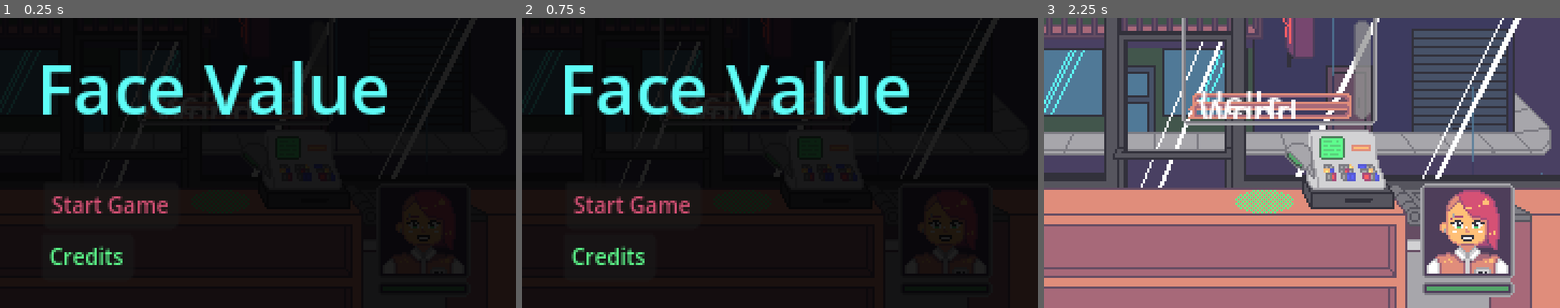
Above: before the commit, frames 1-3 (left to right).
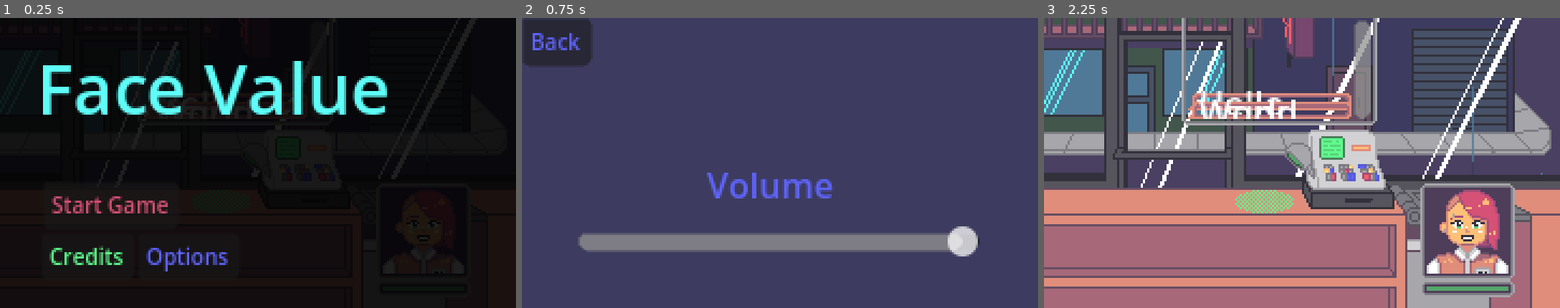
Above: after the commit, the same moments.

Repository: goofanader/ggj-2026
Game: Godot game, scene res://Scenes/Main Scene.tscn
Two runs of this game, one before a commit and one after it. Both use one fixed random seed, a clock stepped at 60 frames per second and the inputs below.
Inputs (mouse positions are in pixels of both pictures, inside the frame that each line leads up to):
- Up to frame 1 (0.25 s): no input
- Up to frame 2 (0.75 s): click (707, 255) at 0.5 s, where only the run after the commit has a clickable "Options"
- Up to frame 3 (2.25 s): click (1080, 41) at 1.25 s, where only the run after the commit has a clickable "Back"; click "Start Game" at 2 s

The runs differ from the first frame. In frame 1, 0.6% of the frame differs, in the area x 28-45%, y 78-88%; in frame 2, 100%, in the area x 0-100%, y 0-100%; in frame 3, nothing differs.

Commit message:
Added Options
also relocated a couple script files

Diff:
--- a/Scenes/Main Scene.tscn
+++ b/Scenes/Main Scene.tscn
@@ -29,8 +29,9 @@
 [ext_resource type="AudioStream" uid="uid://xuit6twp15r8" path="res://Assets/Sounds/Train_Overhead.wav" id="23_1n7h2"]
 [ext_resource type="PackedScene" uid="uid://bctllivmcvv5h" path="res://Scenes/Character Stats.tscn" id="25_bgl0a"]
 [ext_resource type="AudioStream" uid="uid://qg8f6y2koavf" path="res://Assets/Sounds/Welding_Sparks.wav" id="28_qf2de"]
-[ext_resource type="Script" uid="uid://civlgr2erxdai" path="res://Scenes/ui_sounds.gd" id="29_v38rm"]
+[ext_resource type="Script" uid="uid://civlgr2erxdai" path="res://Scripts/ui_sounds.gd" id="29_v38rm"]
 [ext_resource type="AudioStream" uid="uid://5h56gmnlubea" path="res://Assets/Sounds/Track_8.ogg" id="30_fjyh7"]
+[ext_resource type="Script" uid="uid://dcb1dchykhvg8" path="res://Scripts/volume_slider.gd" id="30_laryo"]
 
 [sub_resource type="Resource" id="Resource_mlytr"]
 script = ExtResource("2_l533x")
@@ -235,6 +236,16 @@
 theme_override_font_sizes/font_size = 10
 text = "Credits"
 
+[node name="OptionsButton" type="Button" parent="MainMenu" unique_id=1153712563 groups=["Button"]]
+layout_mode = 0
+offset_left = 64.0
+offset_top = 100.0
+offset_right = 111.0
+offset_bottom = 122.0
+theme_override_colors/font_color = Color(0.36862746, 0.39215687, 0.99215686, 1)
+theme_override_font_sizes/font_size = 10
+text = "Options"
+
 [node name="Credits" type="ColorRect" parent="." unique_id=1504391242]
 visible = false
 z_index = 30
@@ -304,6 +315,41 @@
 offset_bottom = 103.0
 text = "Yinfinity
 Sound & Art"
+
+[node name="Options" type="ColorRect" parent="." unique_id=871676240]
+visible = false
+z_index = 30
+offset_right = 240.0
+offset_bottom = 135.0
+color = Color(0.23921569, 0.23137255, 0.37254903, 1)
+
+[node name="OptionsBackButton" type="Button" parent="Options" unique_id=1291964318 groups=["Button"]]
+layout_mode = 0
+offset_right = 8.0
+offset_bottom = 8.0
+theme_override_colors/font_color = Color(0.36862746, 0.39215687, 0.99215686, 1)
+theme_override_font_sizes/font_size = 10
+text = "Back"
+
+[node name="VolumeSlider" type="HSlider" parent="Options" unique_id=1903272819]
+layout_mode = 0
+offset_left = 26.0
+offset_top = 96.0
+offset_right = 213.0
+offset_bottom = 112.0
+max_value = 1.0
+step = 0.05
+value = 1.0
+script = ExtResource("30_laryo")
+
+[node name="Label" type="Label" parent="Options" unique_id=1134208136]
+layout_mode = 0
+offset_left = 86.0
+offset_top = 66.0
+offset_right = 145.0
+offset_bottom = 89.0
+theme_override_colors/font_color = Color(0.36862746, 0.39215687, 0.99215686, 1)
+text = "Volume"
 
 [node name="UISounds" type="AudioStreamPlayer" parent="." unique_id=1520807796]
 volume_db = -7.0
@@ -324,4 +370,7 @@
 [connection signal="timeout" from="WaitTimer" to="." method="_on_wait_timer_timeout"]
 [connection signal="pressed" from="MainMenu/StartButton" to="." method="_on_start_button_pressed"]
 [connection signal="pressed" from="MainMenu/CreditsButton" to="." method="_on_credits_button_pressed"]
+[connection signal="pressed" from="MainMenu/OptionsButton" to="." method="_on_options_button_pressed"]
 [connection signal="pressed" from="Credits/CreditsBackButton" to="." method="_on_credits_back_button_pressed"]
+[connection signal="pressed" from="Options/OptionsBackButton" to="." method="_on_options_back_button_pressed"]
+[connection signal="value_changed" from="Options/VolumeSlider" to="Options/VolumeSlider" method="_on_value_changed"]
--- a/Scripts/main_scene.gd
+++ b/Scripts/main_scene.gd
@@ -145,3 +145,9 @@
 
 func _on_credits_back_button_pressed() -> void:
 	$Credits.visible = false
+
+func _on_options_back_button_pressed() -> void:
+	$Options.visible = false
+
+func _on_options_button_pressed() -> void:
+	$Options.visible = true
--- a/Scenes/ui_sounds.gd
+++ b/Scripts/ui_sounds.gd
@@ -2,6 +2,8 @@
 
 var hover_sound = preload("res://Assets/Sounds/Select_4.ogg")
 var press_sound = preload("res://Assets/Sounds/Confirm_1.ogg")
+
+# Instructions: Add buttons to "Button" group and they will make sound!
 
 # Called when the node enters the scene tree for the first time.
 func _ready() -> void:
--- /dev/null
+++ b/Scripts/volume_slider.gd
@@ -0,0 +1,11 @@
+extends HSlider
+
+@onready var _bus := AudioServer.get_bus_index("Master")
+
+# Called when the node enters the scene tree for the first time.
+func _ready() -> void:
+	self.value = db_to_linear(AudioServer.get_bus_volume_db(_bus))
+
+
+func _on_value_changed(v:float) -> void:
+	AudioServer.set_bus_volume_db(_bus, linear_to_db(v))
Renamed: Scenes/ui_sounds.gd.uid -> Scripts/ui_sounds.gd.uid
Not shown, added: Scripts/volume_slider.gd.uid
